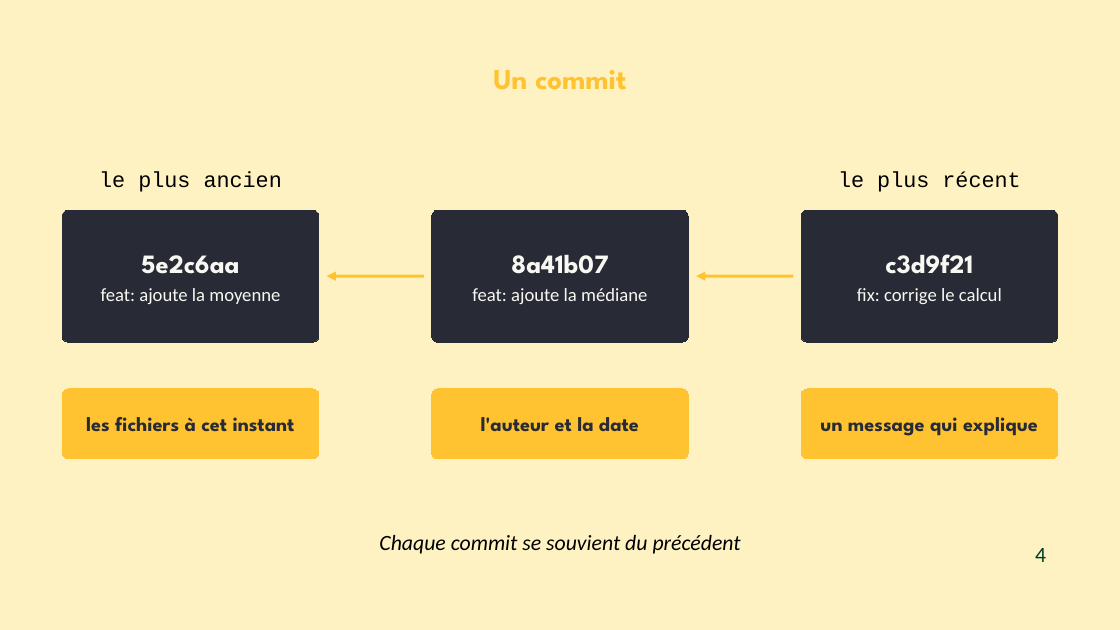
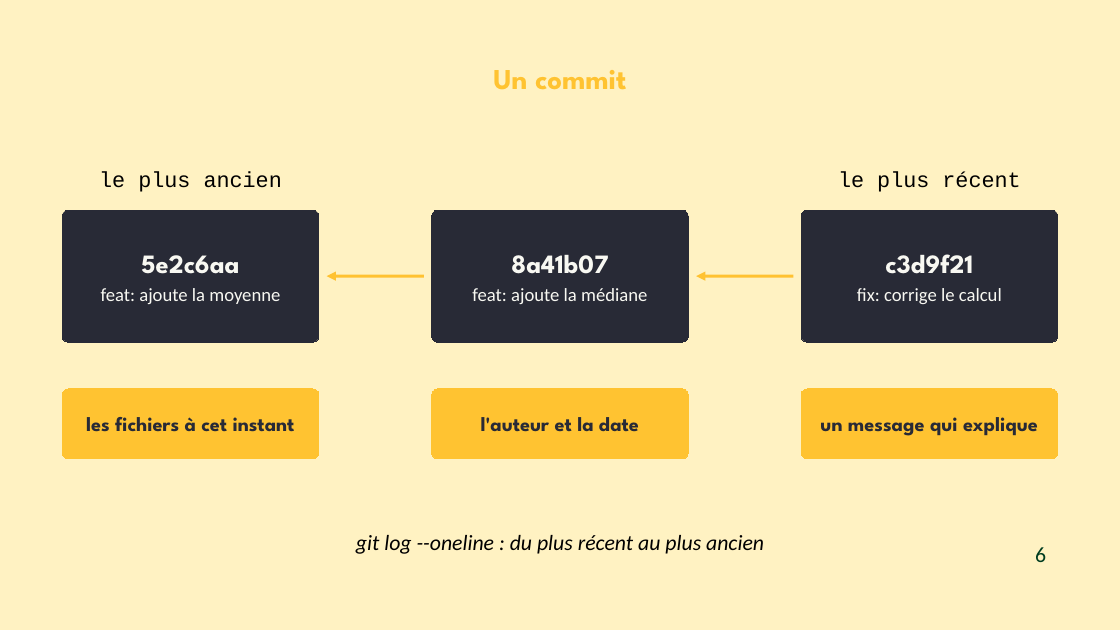
Before and after one commit to Aramue/coding-dojo2026, a slide deck: slide 6 of docs/slides/git.pptx (slide 4 before the commit). Drawn at 1120x630 pixels with LibreOffice and Linux fonts; fonts in the diff are those of the drawing. Boxes give left, top, right and bottom in pixels: in the first picture for what was removed or moved away, otherwise in the second. Text is boxed around its words. In the diff, an @@ line names an element or a change of style, - is before the commit and + after.

```diff
--- a/docs/slides/git.pptx
+++ b/docs/slides/git.pptx
@@ text at (x1=356, y1=535, x2=764, y2=554): text changed @@
-Chaque commit se souvient du précédent
+git log --oneline : du plus récent au plus ancien
@@ text at (x1=1035, y1=547, x2=1046, y2=562): text changed @@
-4
+6
```
Also in this commit, not shown: 4 other slides changed, 55 other files.
